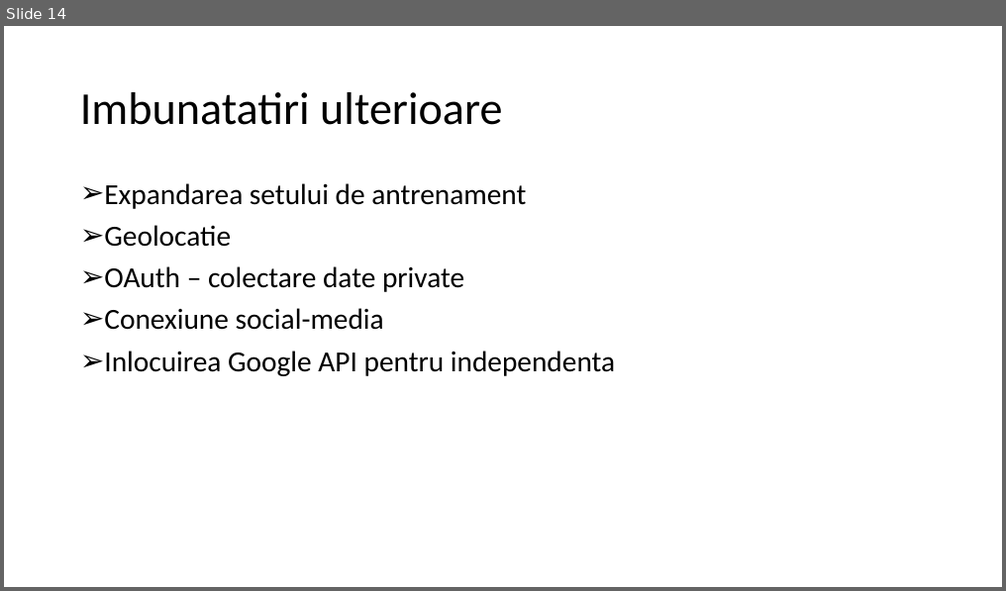
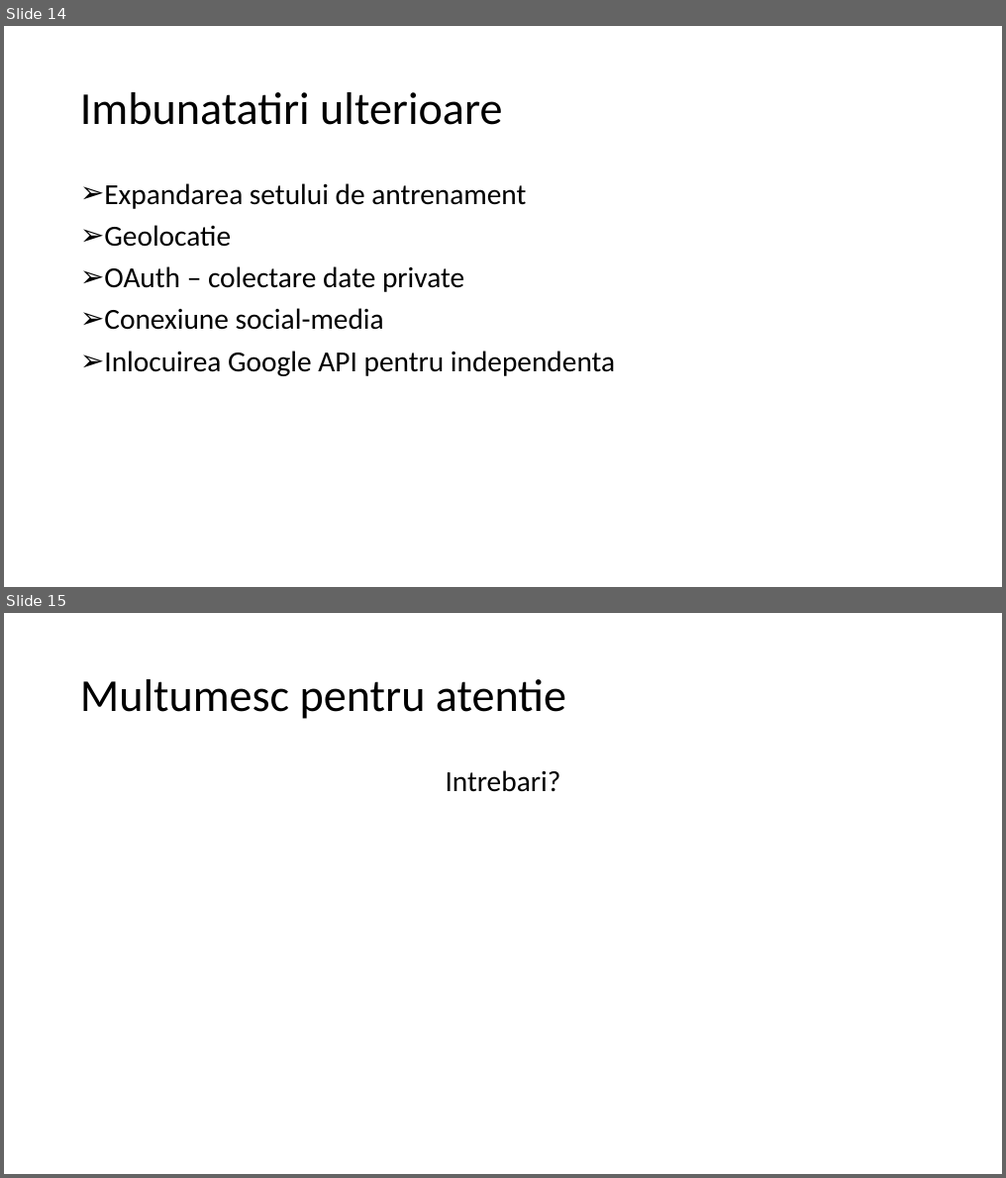
Before and after one commit to CristianAndrei/RCruncher, a slide deck: Licenta2019UrsuCristian-Andrei/RCruncher.pptx. Shown one above the other, each under a label of ours: slide 14 before the commit, slides 14 and 15 after it. The pictures are 1006x591 and 1006x1178 pixels, drawn with LibreOffice and Linux fonts; fonts in the diff are those of the drawing. Boxes give left, top, right and bottom in pixels: in the first picture for what was removed or moved away, otherwise in the second. Text is boxed around its words. In the diff, an @@ line names an element or a change of style, - is before the commit and + after.

```diff
--- a/Licenta2019UrsuCristian-Andrei/RCruncher.pptx
+++ b/Licenta2019UrsuCristian-Andrei/RCruncher.pptx
@@ slide 15 added at box(4, 613, 1002, 1174), background #FFFFFF @@
@@ title added at box(80, 679, 566, 719), 44 pt, text #000000 @@
+Multumesc pentru atentie
@@ text added at box(446, 770, 561, 792), 28 pt, text #000000 @@
+Intrebari?
```
Also in this commit, not shown: 5 slides changed, 7 other files.
